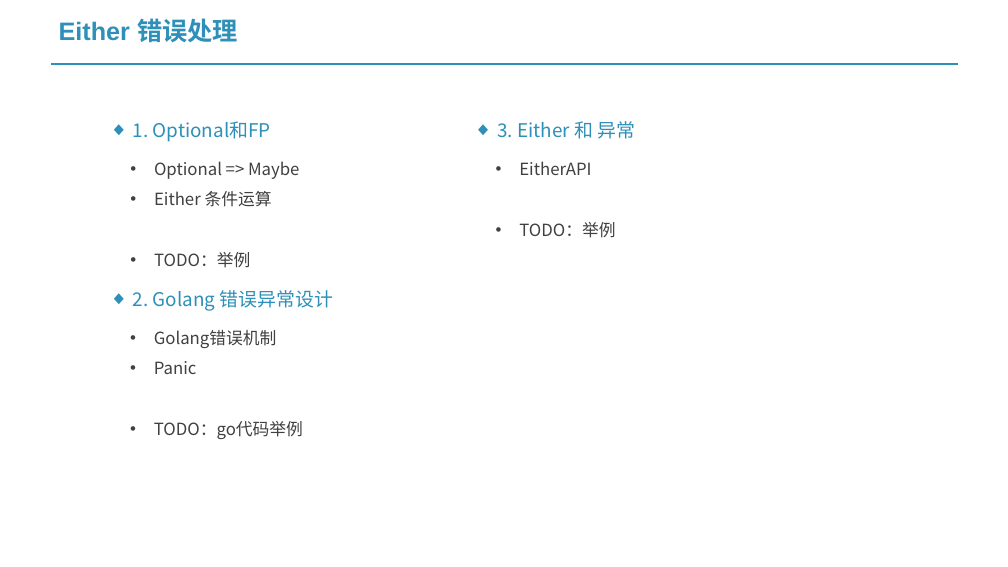
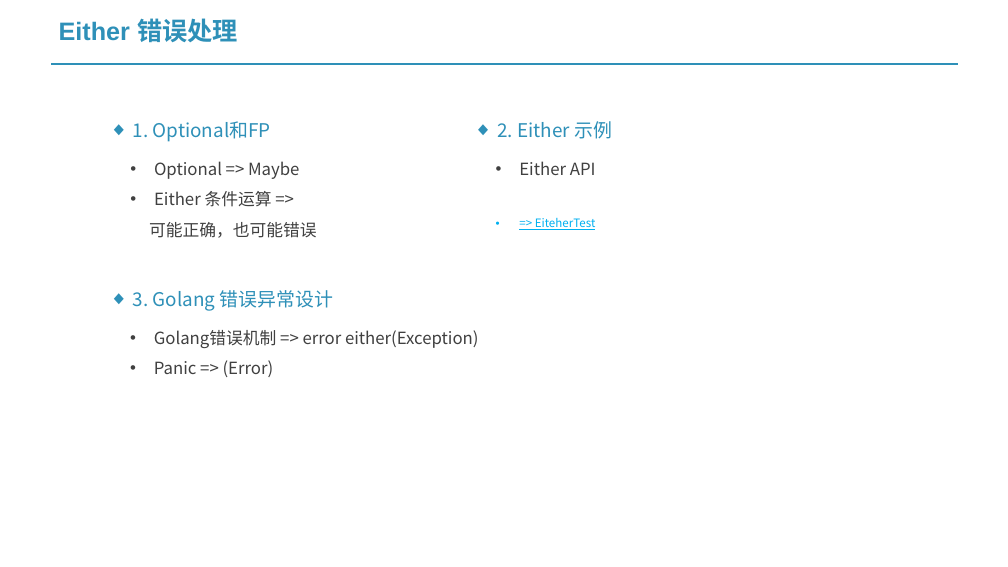
Before and after one commit to project-vrml/vrml, a slide deck: slide 3 of 基于Vavr的开发工具集.pptx. Drawn at 1008x567 pixels with LibreOffice and Linux fonts; fonts in the diff are those of the drawing. Boxes give left, top, right and bottom in pixels: in the first picture for what was removed or moved away, otherwise in the second. Text is boxed around its words. In the diff, an @@ line names an element or a change of style, - is before the commit and + after.

```diff
--- a/基于Vavr的开发工具集.pptx
+++ b/基于Vavr的开发工具集.pptx
@@ text at (497, 121, 612, 139): text changed @@
-◆ 3. Either 和 异常
+◆ 2. Either 示例
@@ text at (519, 161, 596, 230): text changed; size 16 to 11 pt; text colour #404040 to #00B0F0 @@
-• EitherAPI
-• TODO：举例
+• Either API
+• => EiteherTest
@@ text at (149, 191, 316, 238): text changed @@
-• Either 条件运算
-• TODO：举例
+• Either 条件运算 =>
+可能正确，也可能错误
@@ text at (133, 290, 333, 311): text changed @@
-◆ 2. Golang 错误异常设计
+◆ 3. Golang 错误异常设计
@@ text at (154, 330, 479, 377): text changed @@
-• Golang错误机制
-• Panic
-• TODO：go代码举例
+• Golang错误机制 => error either(Exception)
+• Panic => (Error)
```
Also in this commit, not shown: 3 other slides changed, 1 slide added, 1 slide removed, 11 other files.
